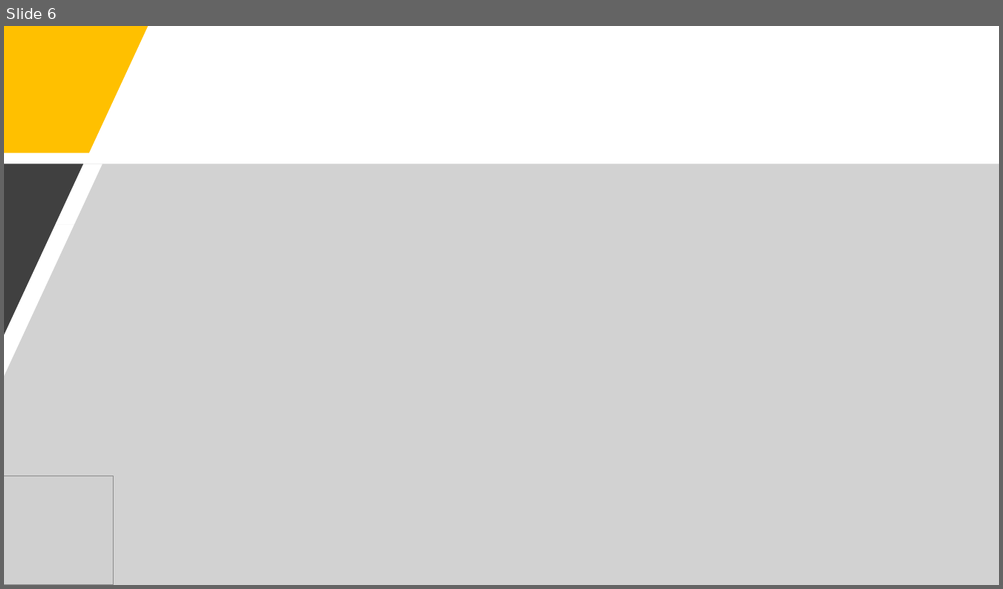
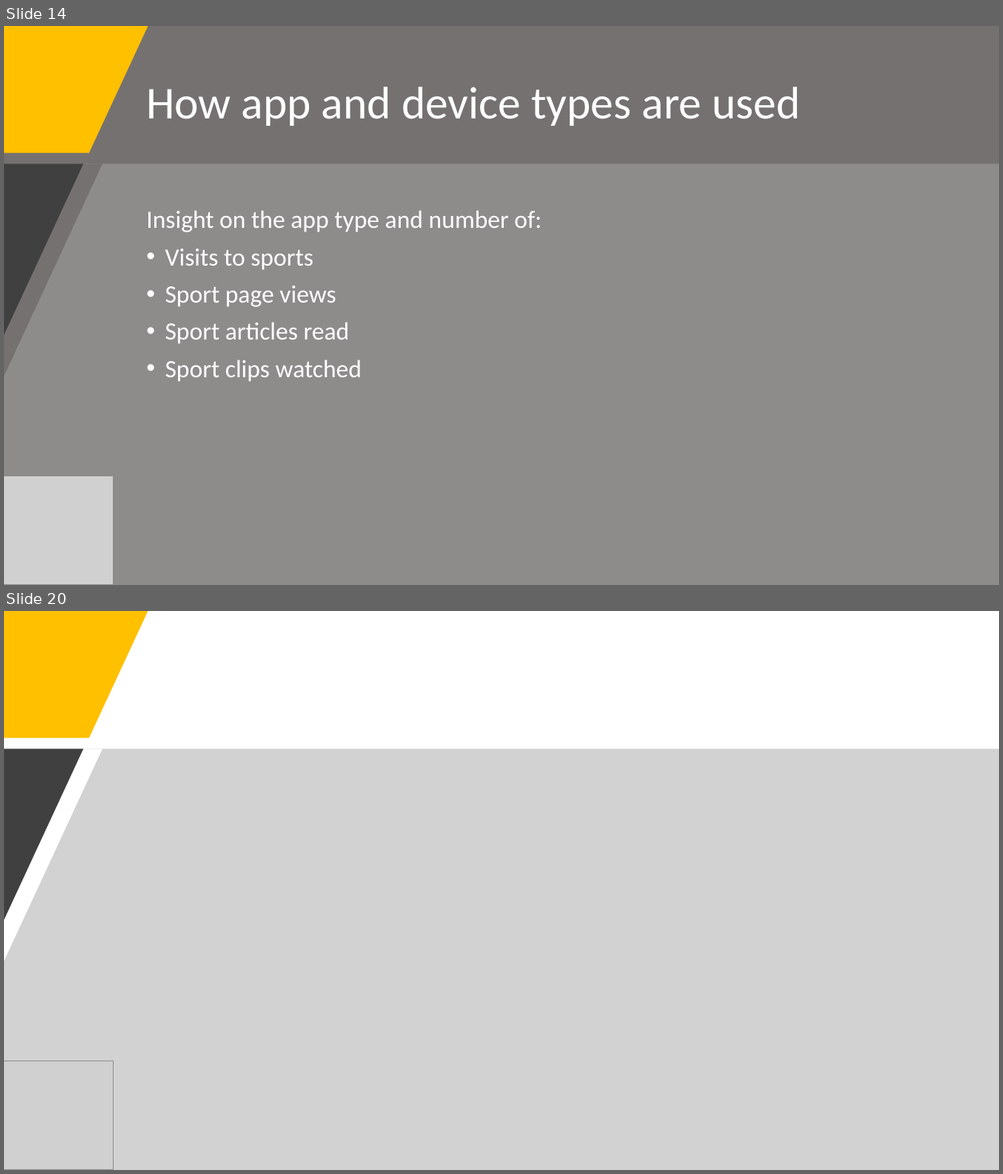
Before and after one commit to leonghchan/nfl-audience-analysis, a slide deck: NFL_Audience_Presentation.pptx. Shown one above the other, each under a label of ours: slide 6 before the commit, slides 14 and 20 after it; the slides between them are not shown. The pictures are 1003x589 and 1003x1174 pixels, drawn with LibreOffice and Linux fonts; fonts in the diff are those of the drawing; grey boxes stand for pictures. Boxes give left, top, right and bottom in pixels: in the first picture for what was removed or moved away, otherwise in the second. Text is boxed around its words. In the diff, an @@ line names an element or a change of style, - is before the commit and + after.

```diff
--- a/NFL_Audience_Presentation.pptx
+++ b/NFL_Audience_Presentation.pptx
@@ slide 14 added at <box>4,26,999,585</box>, background #767171 @@
@@ freeform shape added at <box>4,26,148,153</box>, fill #FFC000 @@
@@ title added at <box>146,87,800,126</box>, 44 pt, text #FFFFFF @@
+How app and device types are used
@@ freeform shape added at <box>4,164,999,585</box>, fill #A6A6A6 at 50% opacity @@
@@ freeform shape added at <box>4,164,83,335</box>, fill #404040 @@
@@ text added at <box>146,211,541,382</box>, 24 pt, text #FFFFFF @@
+Insight on the app type and number of:
+• Visits to sports
+• Sport page views
+• Sport articles read
+• Sport clips watched
@@ picture added at <box>4,476,114,585</box> @@
@@ what was slide 6 is now slide 20 @@
```
Also in this commit, not shown: 3 slides changed, 14 other slides added, 4 slides removed, 9 other files.
